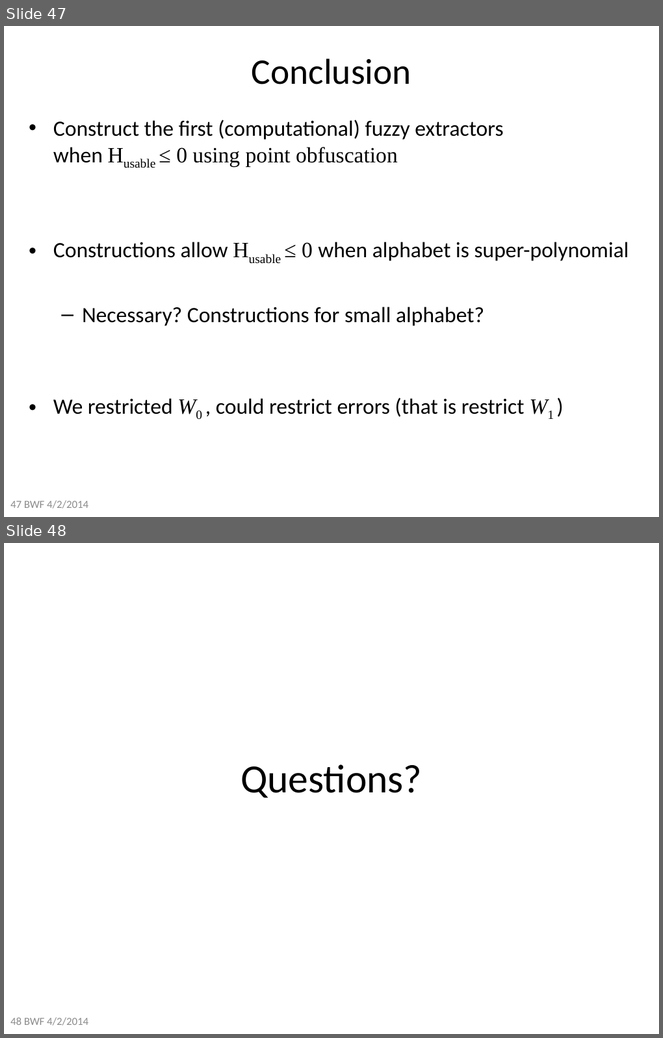
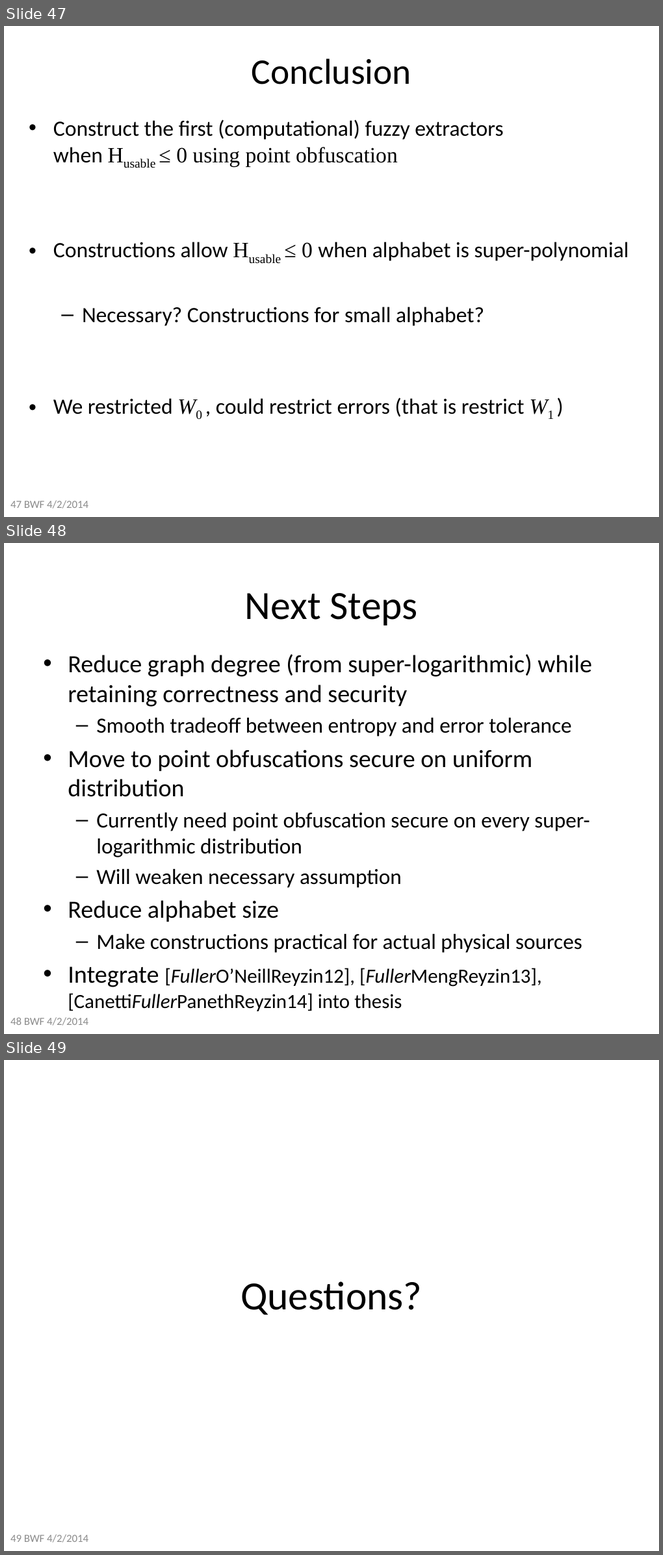
Before and after one commit to xianruimeng/comp-fuzzy-ext, a slide deck: constantRate/KeyDerivationWithNegativeUsable.pptx. Shown one above the other, each under a label of ours: slides 47 and 48 before the commit, slides 47, 48 and 49 after it. The pictures are 663x1038 and 663x1555 pixels, drawn with LibreOffice and Linux fonts; fonts in the diff are those of the drawing. Boxes give left, top, right and bottom in pixels: in the first picture for what was removed or moved away, otherwise in the second. Text is boxed around its words. In the diff, an @@ line names an element or a change of style, - is before the commit and + after.

```diff
--- a/constantRate/KeyDerivationWithNegativeUsable.pptx
+++ b/constantRate/KeyDerivationWithNegativeUsable.pptx
@@ slide 48 added at (4, 543, 659, 1034), background #FFFFFF @@
@@ title added at (245, 593, 418, 626), 44 pt, text #000000 @@
+Next Steps
@@ text added at (68, 654, 592, 988), 23.8 pt, text #000000 @@
+• Reduce graph degree (from super-logarithmic) while retaining correctness and security
+  – Smooth tradeoff between entropy and error tolerance
+• Move to point obfuscations secure on uniform distribution
+  – Currently need point obfuscation secure on every super-logarithmic distribution
+  – Will weaken necessary assumption
+• Reduce alphabet size
+  – Make constructions practical for actual physical sources
+• Integrate [FullerO’NeillReyzin12], [FullerMengReyzin13], [CanettiFullerPanethReyzin14] into thesis
@@ text added at (10, 1017, 88, 1026), 12 pt, text #8C8C8C @@
+48 BWF 4/2/2014
@@ what was slide 48 is now slide 49 @@
@@ text at (10, 1534, 88, 1543): text changed @@
-48 BWF 4/2/2014
+49 BWF 4/2/2014
```
Also in this commit, not shown: 9 slides changed.
